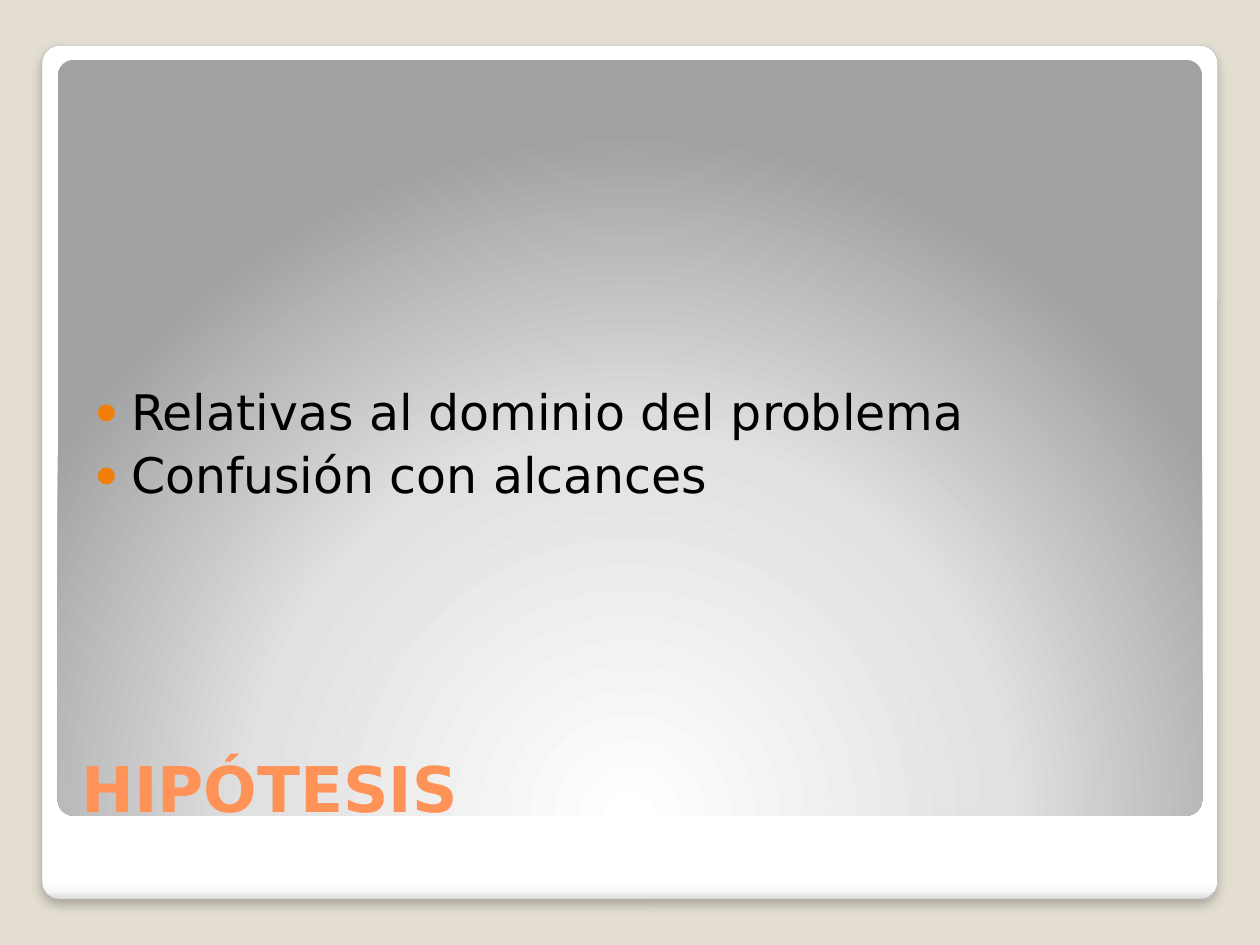
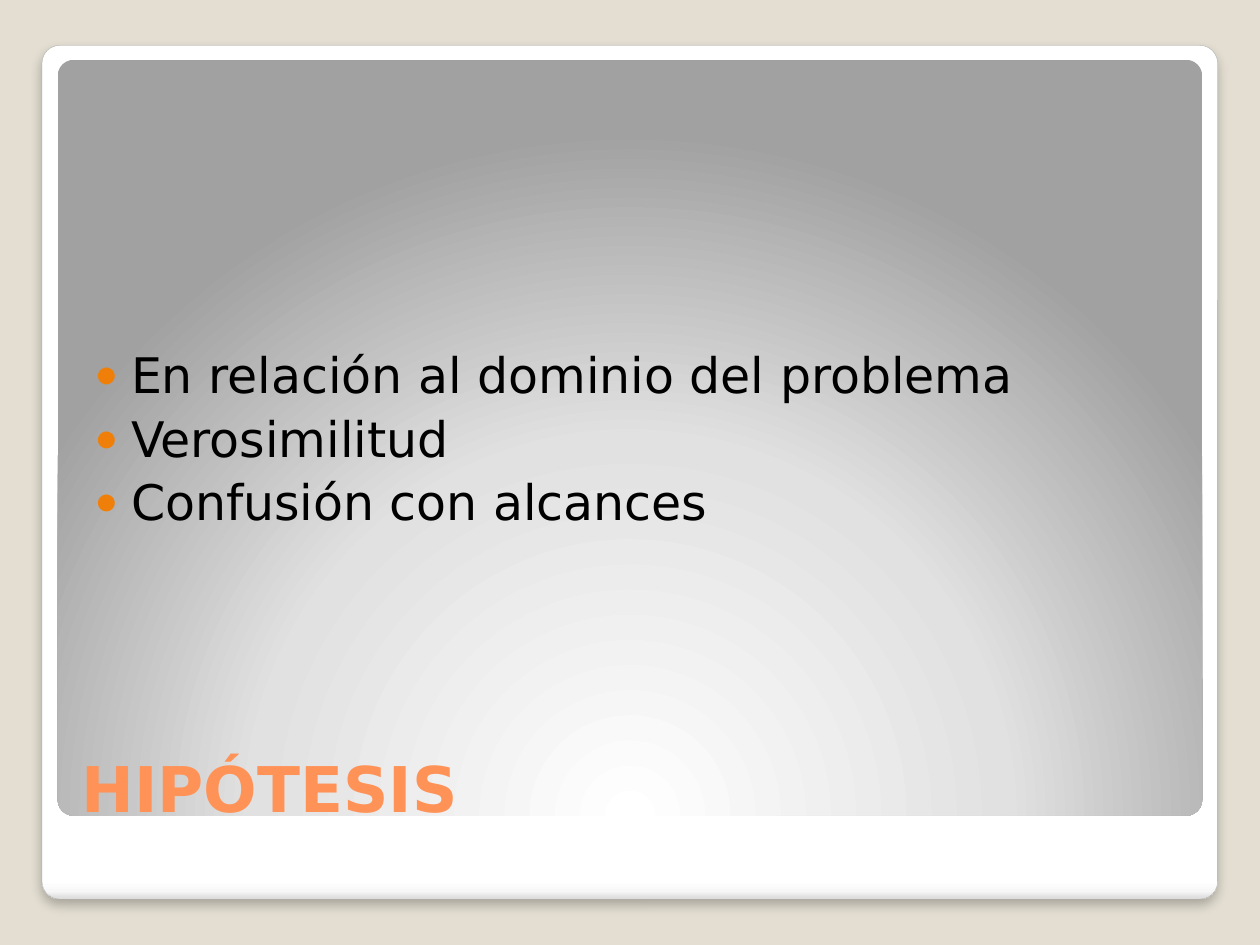
Before and after one commit to invernizzie/fiuba-grupoanin, a slide deck: slide 4 of TODOMUNDO/presentacion.pptx. Drawn at 1260x945 pixels with LibreOffice and Linux fonts; fonts in the diff are those of the drawing. Boxes give left, top, right and bottom in pixels: in the first picture for what was removed or moved away, otherwise in the second. Text is boxed around its words. In the diff, an @@ line names an element or a change of style, - is before the commit and + after.

```diff
--- a/TODOMUNDO/presentacion.pptx
+++ b/TODOMUNDO/presentacion.pptx
@@ text "En relación al dominio del ..." moved from (x1=131, y1=392, x2=964, y2=494) to (x1=131, y1=354, x2=1013, y2=521) @@
@@ text at (x1=131, y1=354, x2=1013, y2=458): text changed @@
-● Relativas al dominio del problema
+● En relación al dominio del problema
+● Verosimilitud
```
Also in this commit, not shown: 1 other slide changed, 1 slide added, 1 other file.
